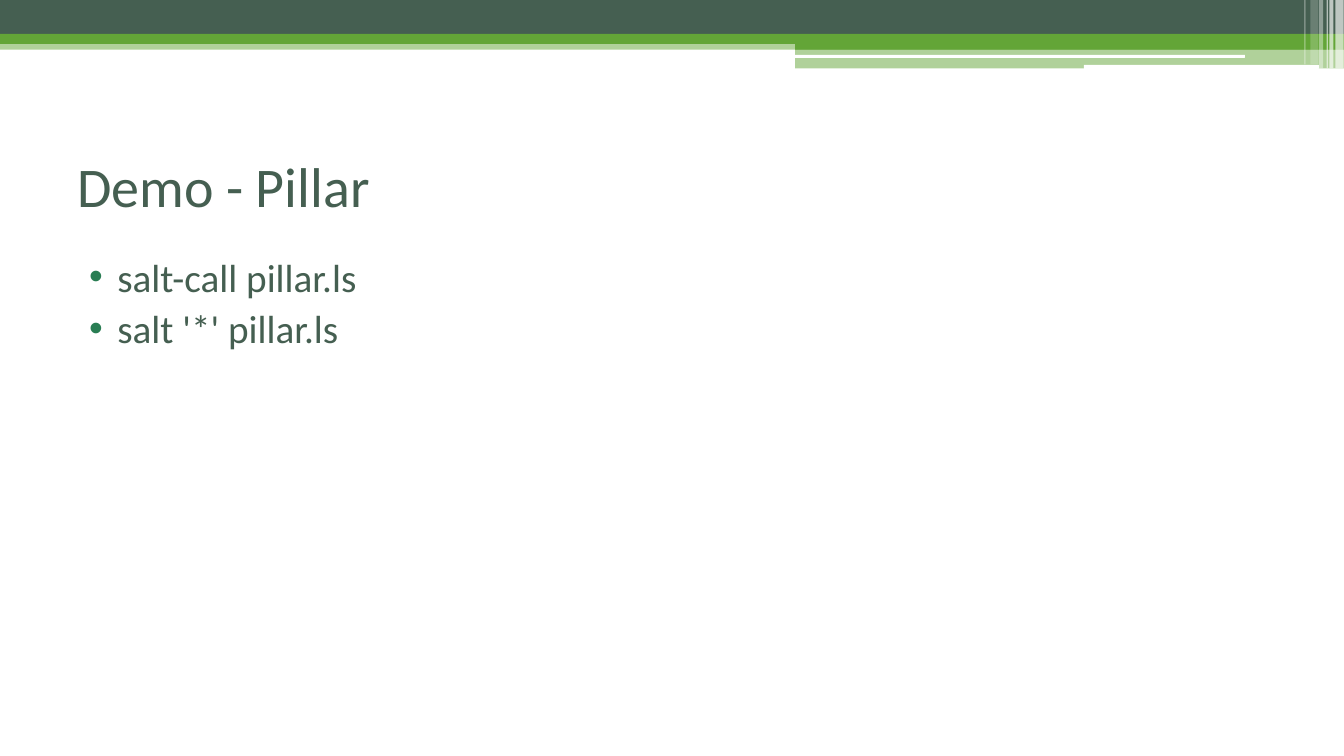
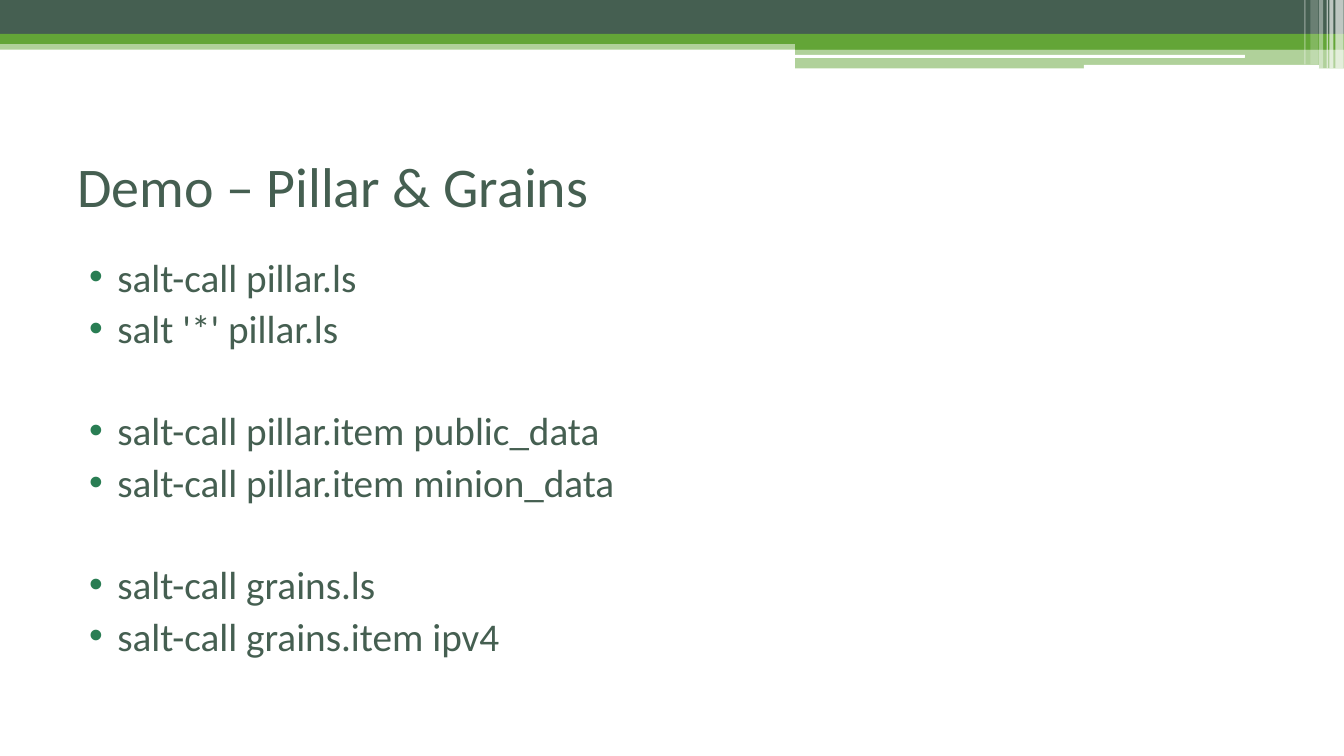
Before and after one commit to FireDrunk/salt-training, a slide deck: slide 22 of presentation.pptx (slide 21 before the commit). Drawn at 1344x756 pixels with LibreOffice and Linux fonts; fonts in the diff are those of the drawing. Boxes give left, top, right and bottom in pixels: in the first picture for what was removed or moved away, otherwise in the second. Text is boxed around its words. In the diff, an @@ line names an element or a change of style, - is before the commit and + after.

```diff
--- a/presentation.pptx
+++ b/presentation.pptx
@@ title at [77, 168, 589, 208]: text changed @@
-Demo - Pillar
+Demo – Pillar & Grains
@@ text at [117, 417, 614, 658]: paragraphs added @@
+• salt-call pillar.item public_data
+• salt-call pillar.item minion_data
+• salt-call grains.ls
+• salt-call grains.item ipv4
```
Also in this commit, not shown: 4 other slides changed, 4 slides added, 1 slide removed, 11 other files.
